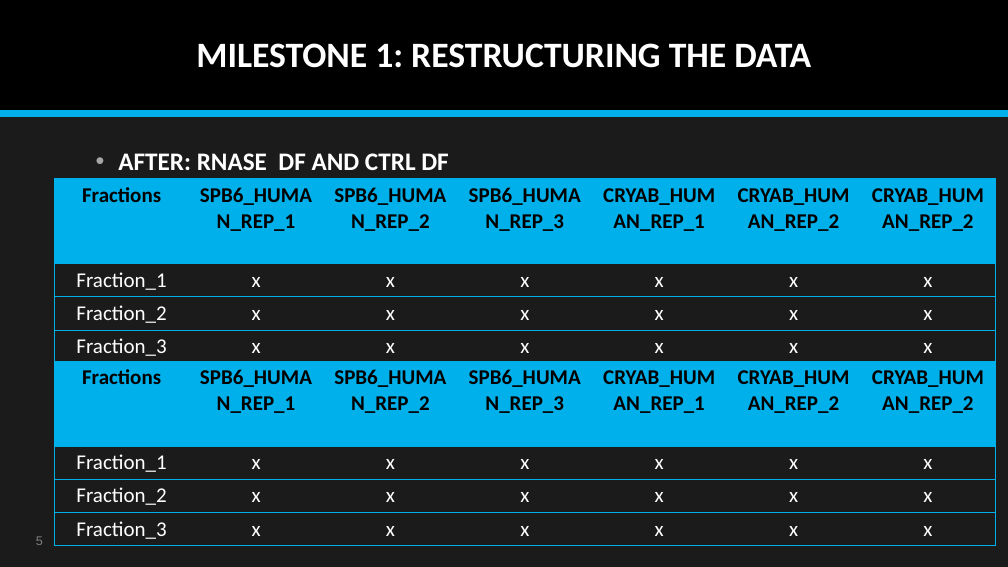
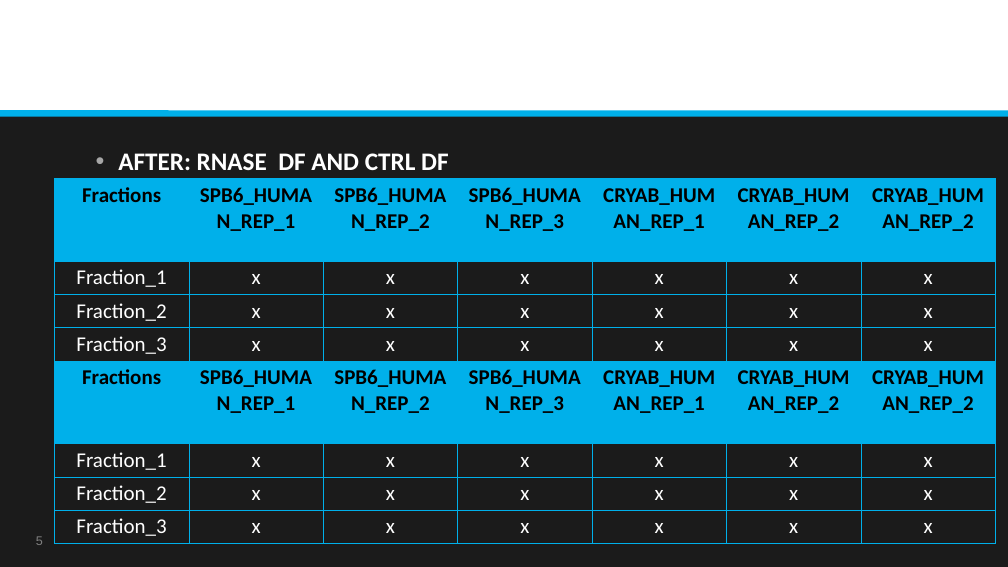
Before and after one commit to datascience-mobi-2022/2022-topic-03-team-04, a slide deck: slide 5 of final/Data Analysis Project SS22_Final Presentation_Topic 3_Team 4.pptx. Drawn at 1008x567 pixels with LibreOffice and Linux fonts; fonts in the diff are those of the drawing. Boxes give left, top, right and bottom in pixels: in the first picture for what was removed or moved away, otherwise in the second. Text is boxed around its words. In the diff, an @@ line names an element or a change of style, - is before the commit and + after.

```diff
--- a/final/Data Analysis Project SS22_Final Presentation_Topic 3_Team 4.pptx
+++ b/final/Data Analysis Project SS22_Final Presentation_Topic 3_Team 4.pptx
@@ rectangle at (x1=0, y1=0, x2=1008, y2=113): fill #000000 to #FFFFFF @@
@@ title removed at (x1=196, y1=43, x2=811, y2=68) @@
-MILESTONE 1: RESTRUCTURING THE DATA
@@ table at (x1=54, y1=178, x2=997, y2=358) @@
@@ fill none to #00B0EA in row 1 @@
@@ borders changed @@
@@ table at (x1=54, y1=361, x2=997, y2=540) @@
@@ fill none to #00B0EA in row 1 @@
@@ borders changed @@
```
Also in this commit, not shown: 14 other slides changed, 6 other files.
